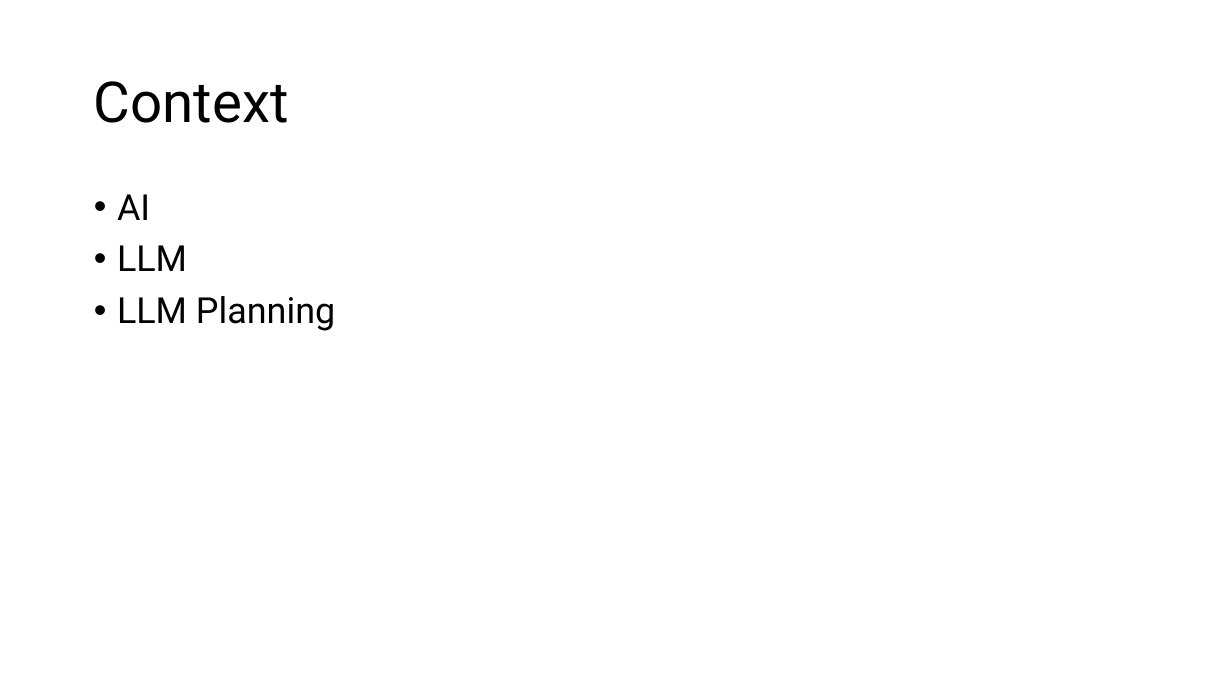
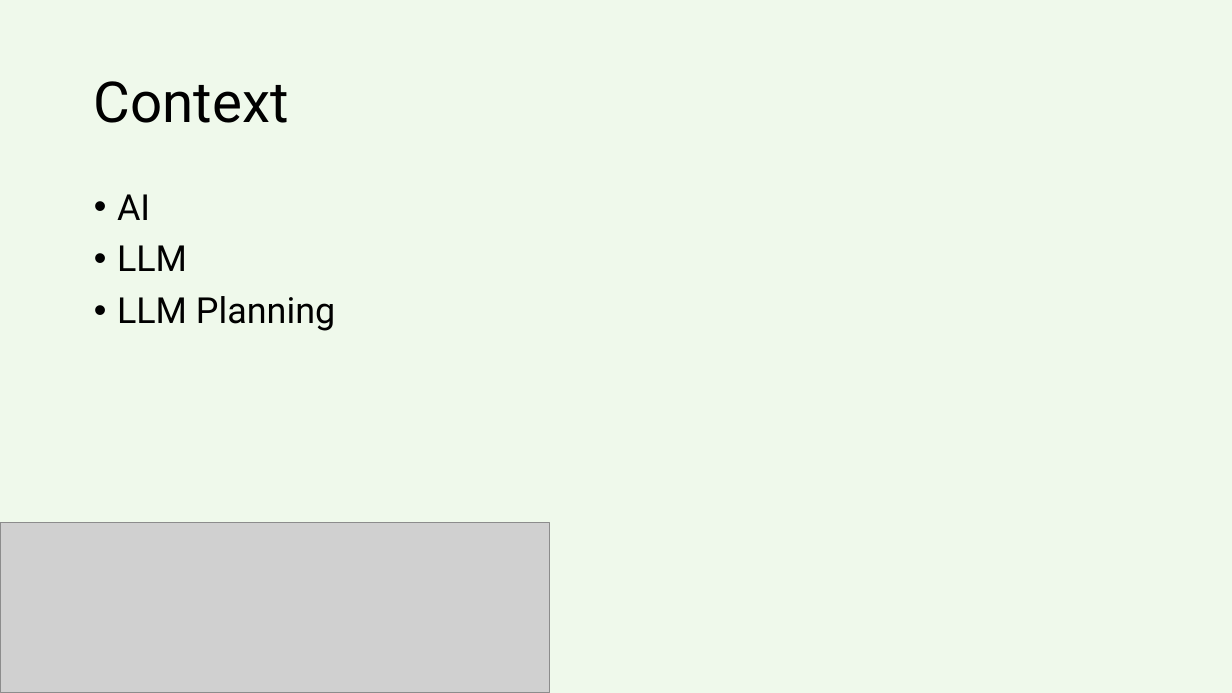
Before and after one commit to davidemodolo/master_thesis, a slide deck: slide 3 of presentation/Exploring the Use of LLMs for Agent Planning.pptx (slide 2 before the commit). Drawn at 1232x693 pixels with LibreOffice and Linux fonts; fonts in the diff are those of the drawing; grey boxes stand for pictures. Boxes give left, top, right and bottom in pixels: in the first picture for what was removed or moved away, otherwise in the second. Text is boxed around its words. In the diff, an @@ line names an element or a change of style, - is before the commit and + after.

```diff
--- a/presentation/Exploring the Use of LLMs for Agent Planning.pptx
+++ b/presentation/Exploring the Use of LLMs for Agent Planning.pptx
@@ background #FFFFFF to #EFF9EB @@
@@ picture added at <box>0,523,550,693</box> @@
```
Also in this commit, not shown: 1 other slide changed, 1 slide added, 8 other files.
